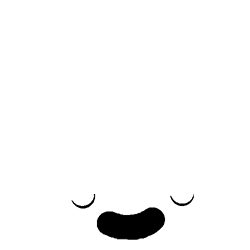
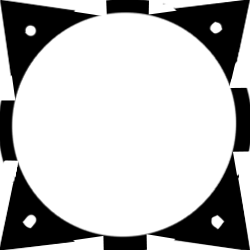
Layered file, before and after one edit (250 x 250). Changes by layer:
hid group "rage" (6 layers) over left=60, top=194, right=210, bottom=240
added layer "Слой 2 копия 3" above "Слой 1" over left=0, top=0, right=250, bottom=250
added layer "Слой 1" above "player_image" over left=0, top=0, right=250, bottom=250
